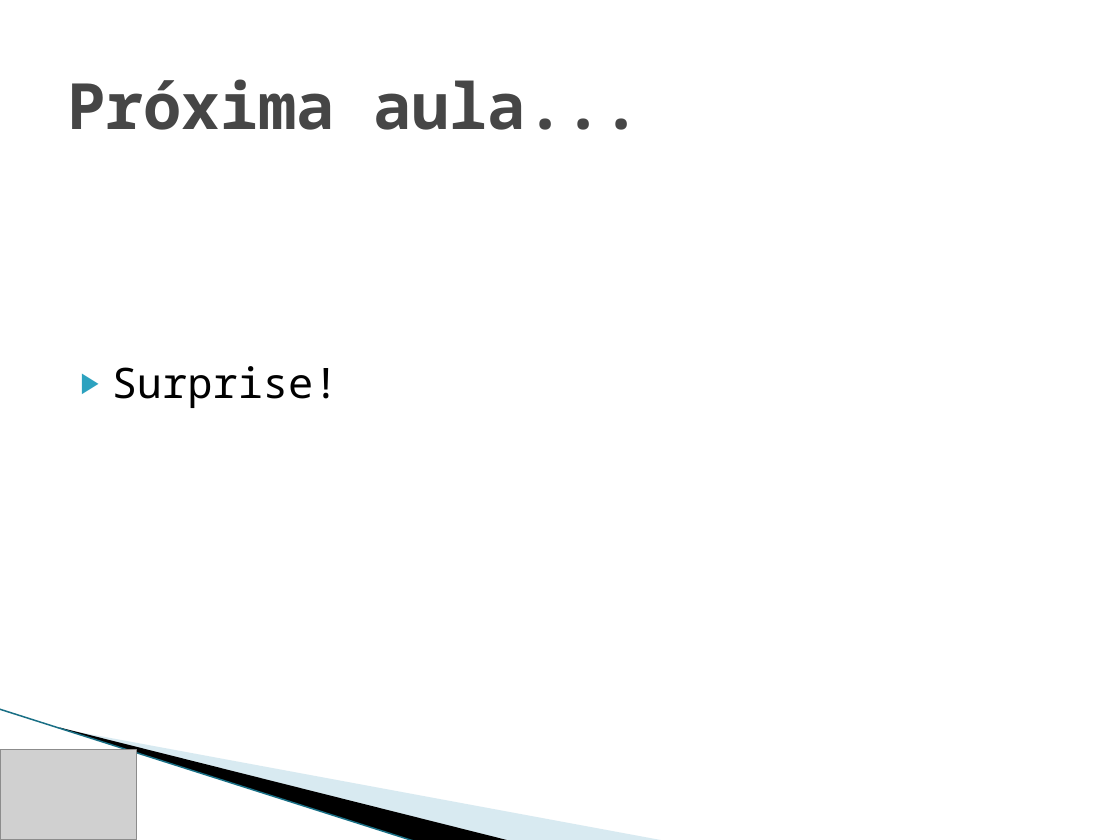
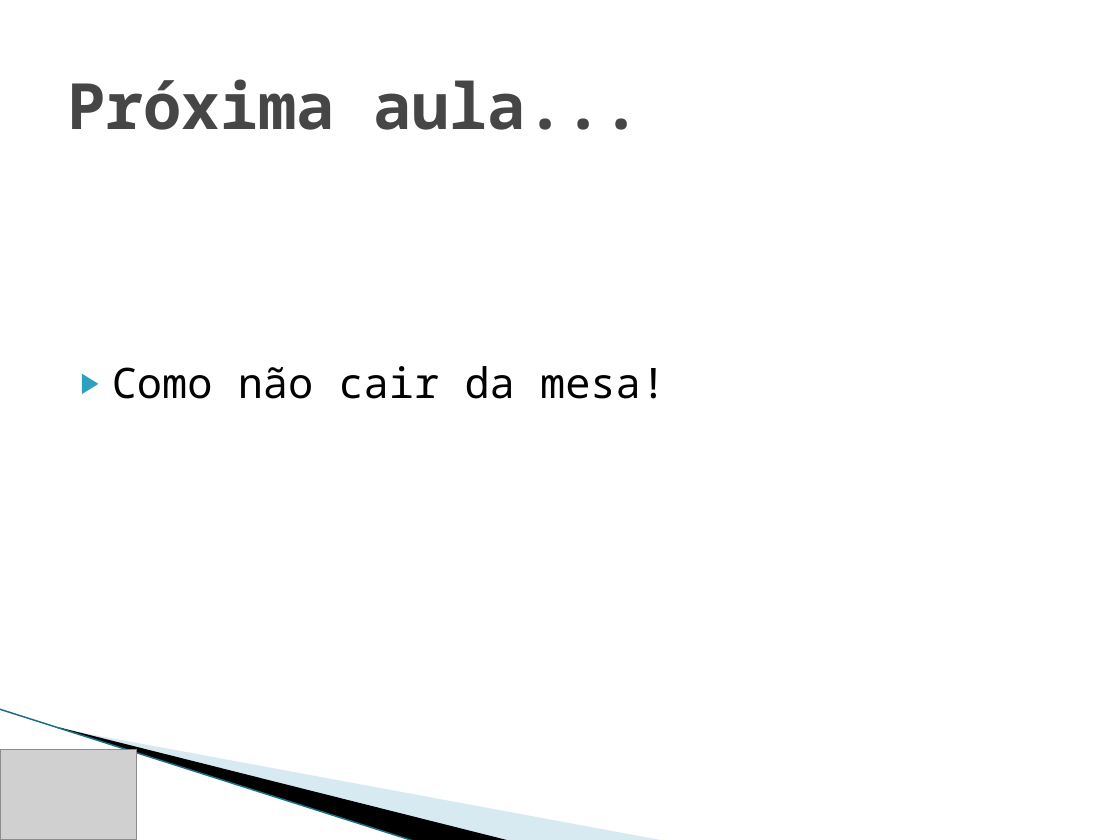
Before and after one commit to IEEE-RAS-UnB/edubot, a slide deck: slide 10 of Aula 05/Aula 05.pptx. Drawn at 1120x840 pixels with LibreOffice and Linux fonts; fonts in the diff are those of the drawing; grey boxes stand for pictures; background and template pictures are left out. Boxes give left, top, right and bottom in pixels: in the first picture for what was removed or moved away, otherwise in the second. Text is boxed around its words. In the diff, an @@ line names an element or a change of style, - is before the commit and + after.

```diff
--- a/Aula 05/Aula 05.pptx
+++ b/Aula 05/Aula 05.pptx
@@ text at <box>112,366,666,399</box>: text changed @@
-▶ Surprise!
+▶ Como não cair da mesa!
```
Also in this commit, not shown: 2 other files.
